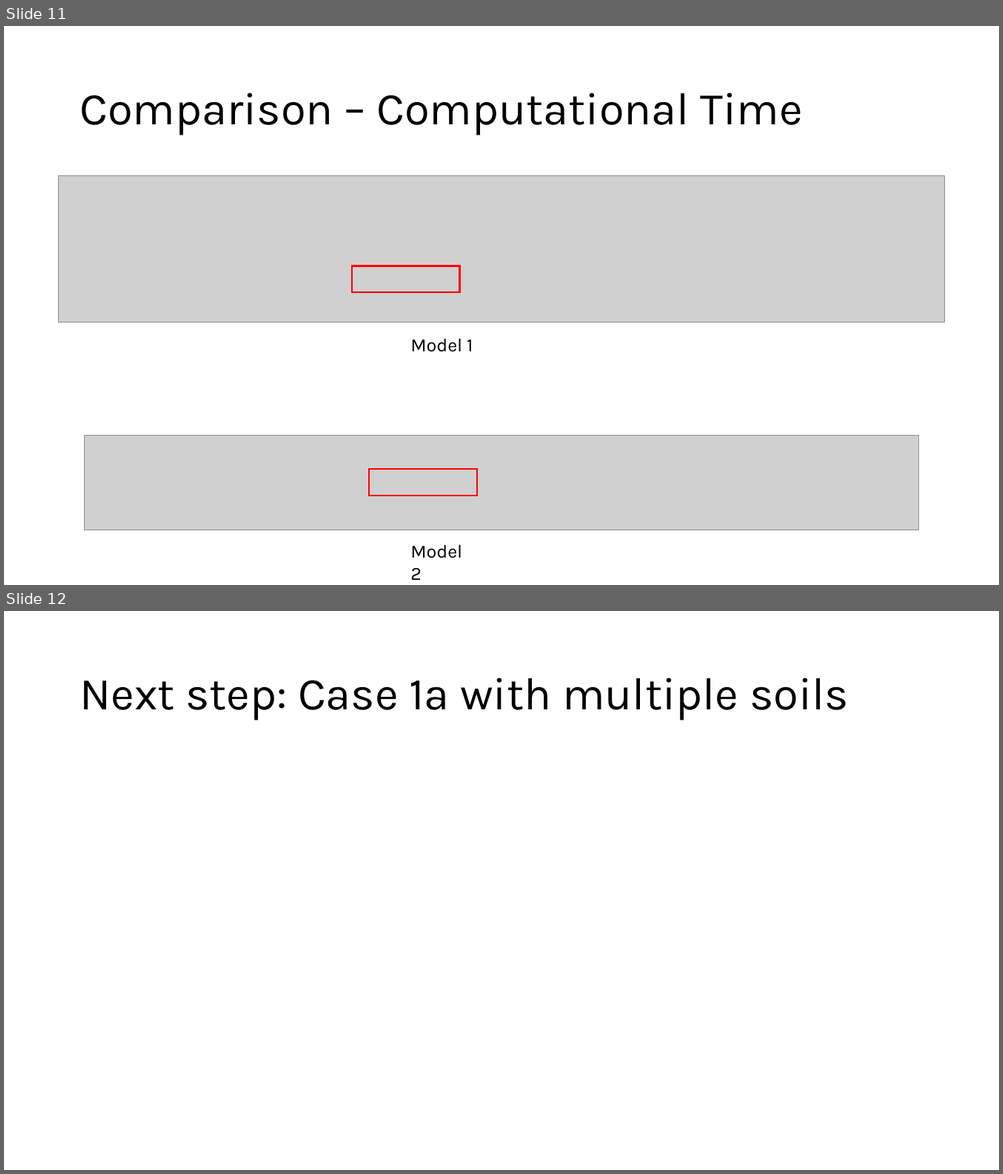
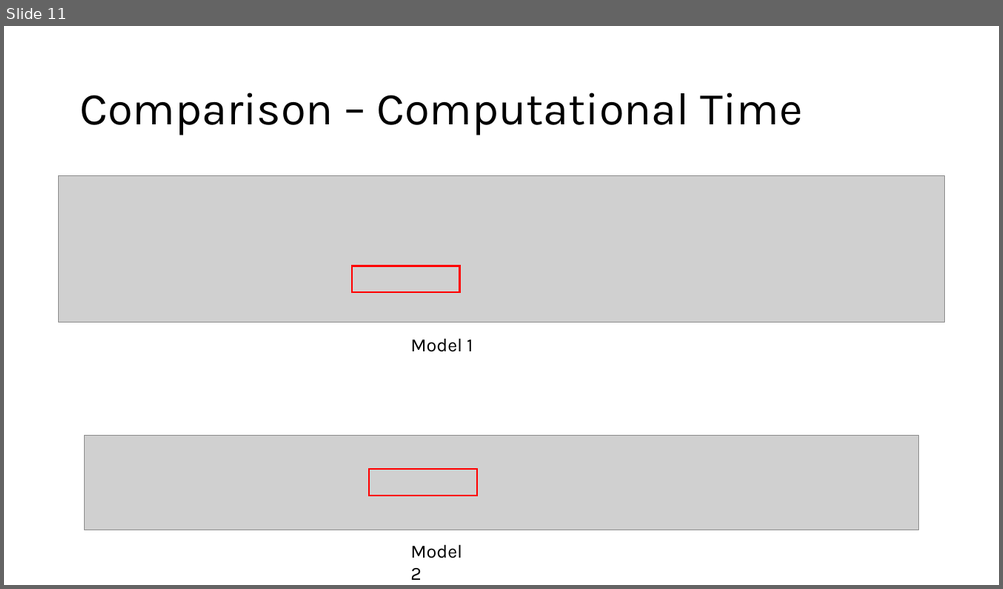
Before and after one commit to KurtSoncco/GNN_Soil_Dynamics, a slide deck: TTF ML Predictions.pptx. Shown one above the other, each under a label of ours: slides 11 and 12 before the commit, slide 11 after it. The pictures are 1003x1174 and 1003x589 pixels, drawn with LibreOffice and Linux fonts; fonts in the diff are those of the drawing; grey boxes stand for pictures. Boxes give left, top, right and bottom in pixels: in the first picture for what was removed or moved away, otherwise in the second. Text is boxed around its words. In the diff, an @@ line names an element or a change of style, - is before the commit and + after.

```diff
--- a/TTF ML Predictions.pptx
+++ b/TTF ML Predictions.pptx
@@ slide 12 removed at box(4, 611, 999, 1170), background #FFFFFF @@
@@ title removed at box(79, 678, 848, 721) @@
-Next step: Case 1a with multiple soils
```
Also in this commit, not shown: 3 slides added, 2 other files.
